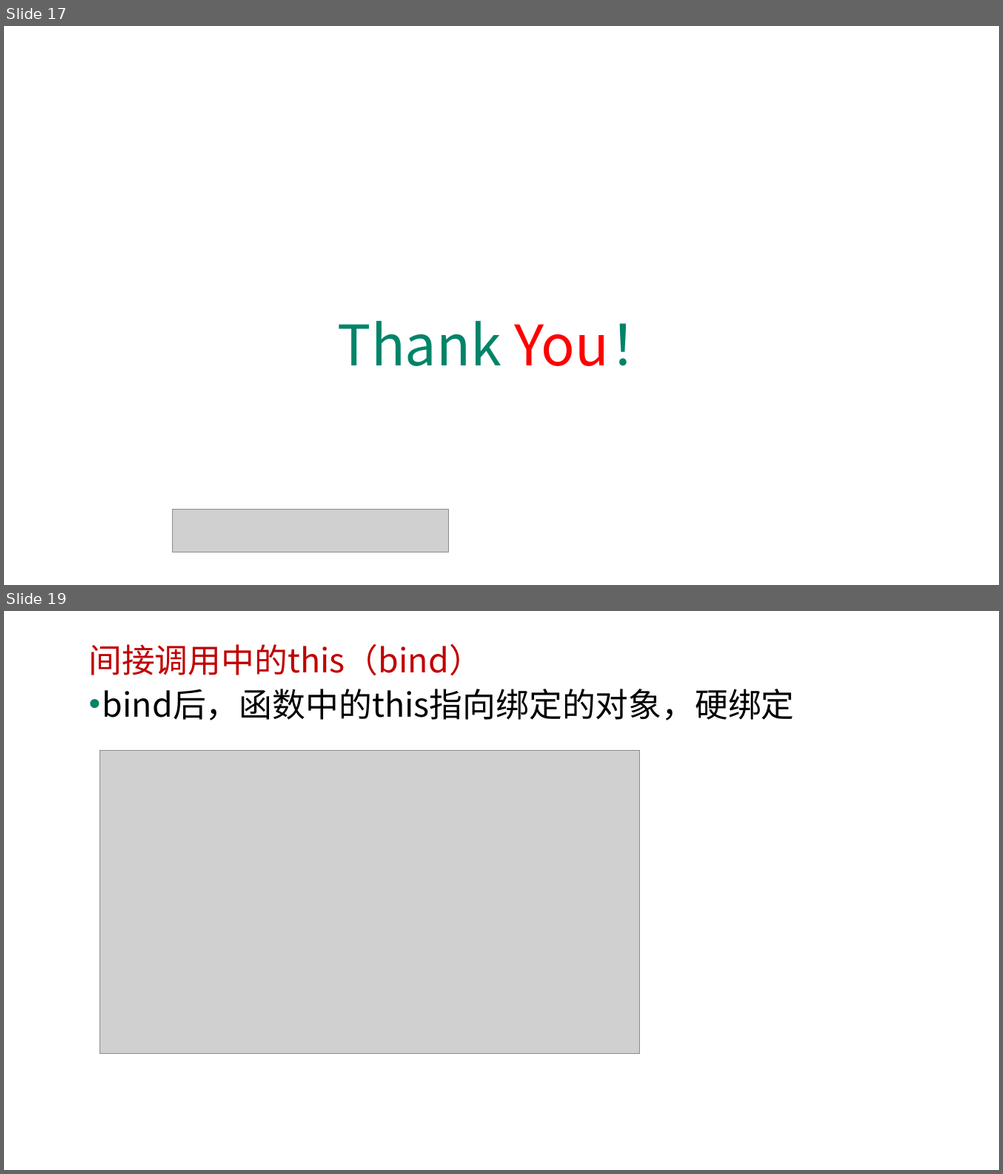
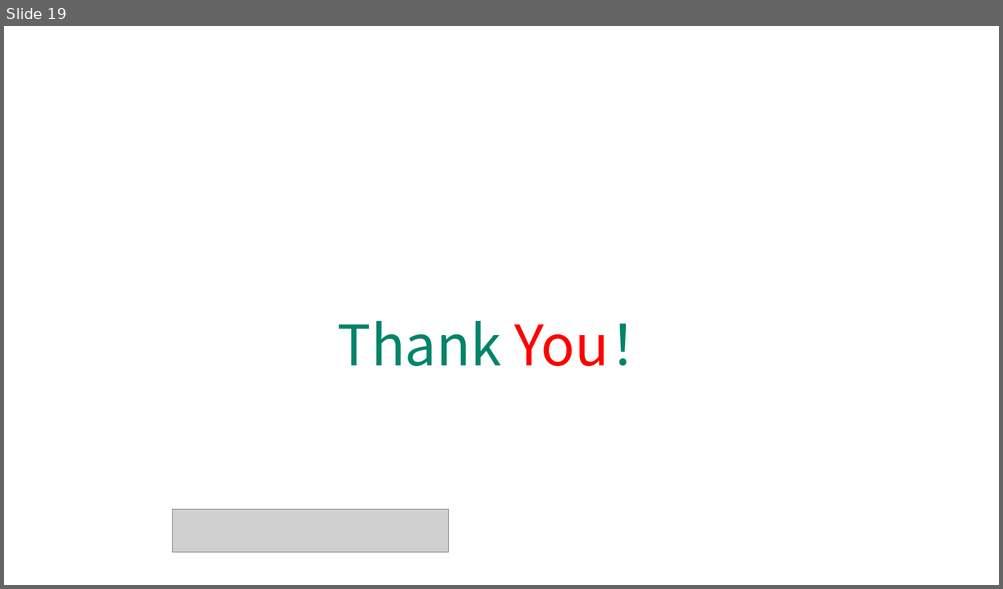
Before and after one commit to edu2act/course-javascript-advanced, a slide deck: 课程PPT/16.JS中的this.pptx. Shown one above the other, each under a label of ours: slides 17 and 19 before the commit, slide 19 after it; the slides between them are not shown. The pictures are 1003x1174 and 1003x589 pixels, drawn with LibreOffice and Linux fonts; fonts in the diff are those of the drawing; grey boxes stand for pictures; background and template pictures are left out. Boxes give left, top, right and bottom in pixels: in the first picture for what was removed or moved away, otherwise in the second. Text is boxed around its words. In the diff, an @@ line names an element or a change of style, - is before the commit and + after.

```diff
--- a/课程PPT/16.JS中的this.pptx
+++ b/课程PPT/16.JS中的this.pptx
@@ slide 19 removed at (x1=4, y1=611, x2=999, y2=1170), background picture (left out) @@
@@ text removed at (x1=88, y1=644, x2=481, y2=675) @@
-间接调用中的this（bind）
@@ text removed at (x1=102, y1=689, x2=794, y2=721) @@
-• bind后，函数中的this指向绑定的对象，硬绑定
@@ picture removed at (x1=100, y1=752, x2=640, y2=1054) @@
@@ what was slide 17 is now slide 19 @@
```
Also in this commit, not shown: 5 slides changed, 2 slides added, 1 other slide removed, 4 other files.
